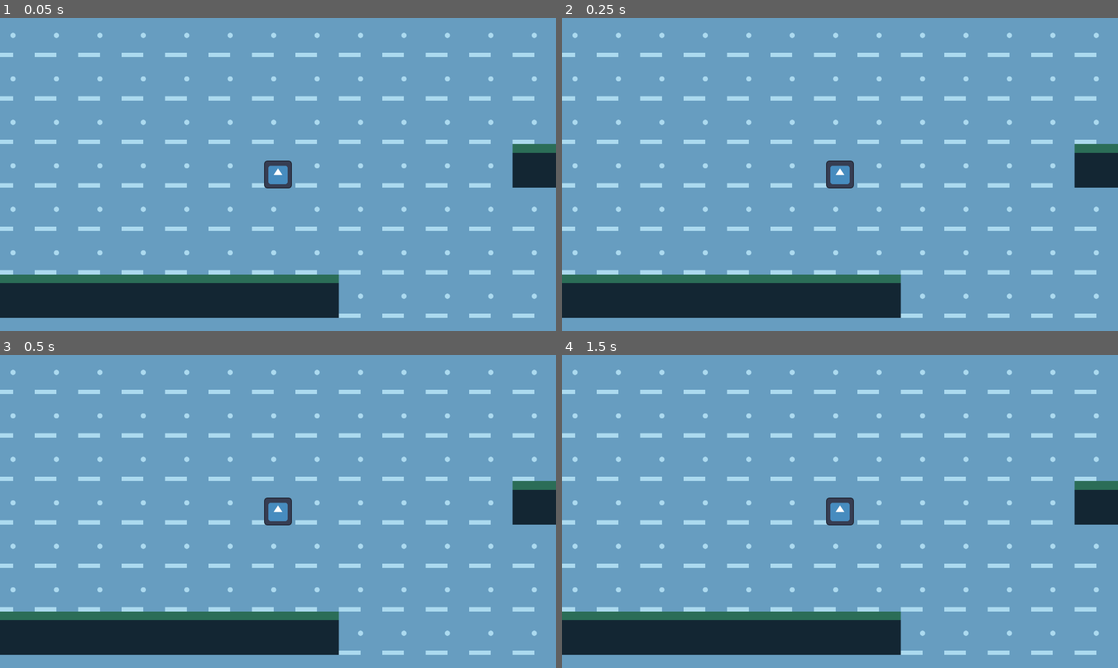
Above: before the commit, frames 1-4 (two rows, left to right).
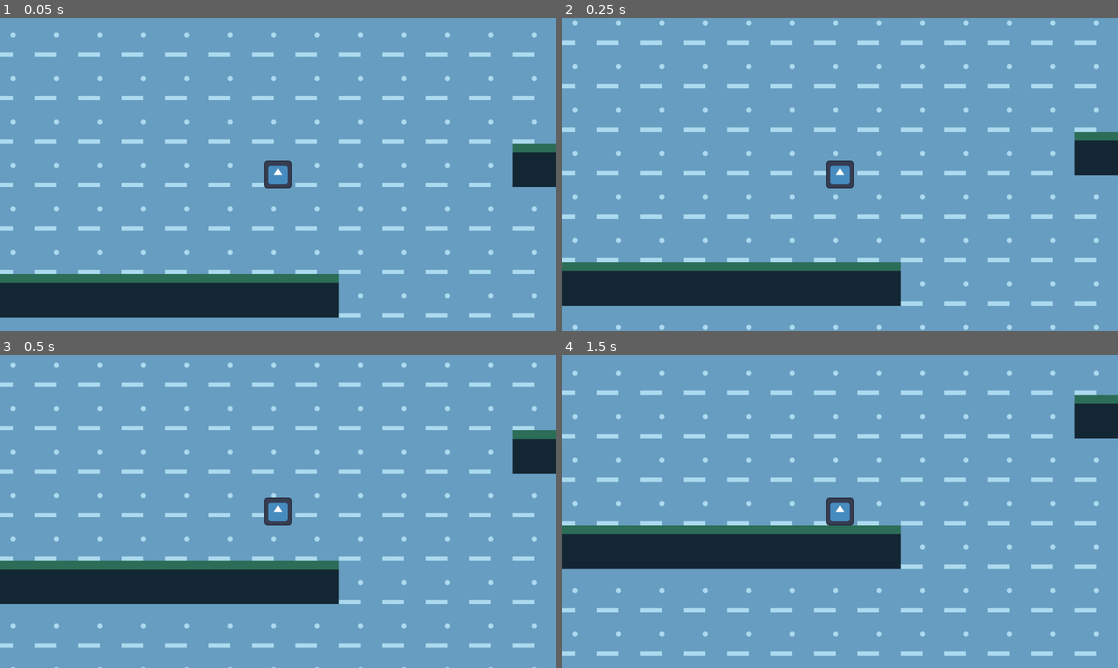
Above: after the commit, the same moments.

Repository: taiseicee/Silken
Game: Godot game, scene res://scenes/levels/level_test.tscn
The game is run twice, just before and just after one commit, with the same random seed, the same clock (stepped at 60 frames per second) and the same inputs. The engine's default icon, where the game draws it, is replaced by a stand-in: a white triangle on a blue panel in a dark square.
Inputs:
- Up to frame 1 (0.05 s): no input
- Up to frame 2 (0.25 s): no input
- Up to frame 3 (0.5 s): no input
- Up to frame 4 (1.5 s): hold D from 0.53 s (still down); tap 1 at 0.6 s; tap W at 0.77 s; tap Enter at 1.25 s; tap 2 at 1.35 s

The runs differ from the first frame. In frame 1, 1.4% of the frame differs, in the area x 0-100%, y 4-96%; in frame 2, 18%; in frame 3, 29%, in the area x 0-100%, y 2-100%; in frame 4, 21%.

Commit message:
Added Gravity

Diff:
--- a/scenes/player/player.tscn
+++ b/scenes/player/player.tscn
@@ -17,6 +17,7 @@
 
 [node name="player" type="RigidBody2D"]
 gravity_scale = 0.0
+lock_rotation = true
 script = ExtResource("1_x0jux")
 
 [node name="collision_shape" type="CollisionShape2D" parent="."]
--- a/src/player/movement_comp.gd
+++ b/src/player/movement_comp.gd
@@ -11,7 +11,8 @@
 var web_direction: Vector2
 var web_length: float
 var pivot_point: Vector2
-@export var web_length_multiplier = 30
+@export var web_length_multiplier_x = 30
+@export var web_length_multiplier_y = 90
 @export var mass: float = 1
 
 func init(character: RigidBody2D, key_manager: Node):
@@ -21,7 +22,9 @@
 func shoot():
 	var first_key_location = key_manager.get_key_location(first_key)
 	var second_key_location = key_manager.get_key_location(second_key)
-	var input_vector: Vector2 = web_length_multiplier * (second_key_location - first_key_location)
+	var input_vector: Vector2 = second_key_location - first_key_location
+	input_vector.x *= web_length_multiplier_x
+	input_vector.y *= web_length_multiplier_y
 
 	web_length = input_vector.length()
 	web_direction = input_vector.normalized()
--- a/src/player/states/move/move_fall.gd
+++ b/src/player/states/move/move_fall.gd
@@ -3,10 +3,12 @@
 func enter_state():
 	super()
 	print("Move Machine > Fall State")
+	character.gravity_scale = 1
 
 func process_physics(_delta: float):
 	if movement_comp.is_on_floor():
 		state_transition.emit(self, "move_idle")
+		character.gravity_scale = 0
 		return
 	if character.can_swing:
 		state_transition.emit(self, "move_swing")
--- a/src/player/states/move/move_idle.gd
+++ b/src/player/states/move/move_idle.gd
@@ -3,6 +3,7 @@
 func enter_state():
 	super()
 	print("Move Machine > Idle State")
+	character.gravity_scale = 0
 
 func process_physics(_delta: float):
 	if movement_comp.is_on_floor():
--- a/src/player/states/move/move_swing.gd
+++ b/src/player/states/move/move_swing.gd
@@ -4,14 +4,13 @@
 	super()
 	print("Move Machine > Swing State")
 	movement_comp.swing()
+	character.gravity_scale = 1
 
 func process_physics(_delta: float):
 	if movement_comp.is_on_floor():
 		state_transition.emit(self, "move_idle")
 		character.dismiss_web.emit()
-		character.gravity_scale = 0
 		return
 	if not character.can_swing:
 		state_transition.emit(self, "move_fall")
 		character.dismiss_web.emit()
-		character.gravity_scale = 0 # TODO: change to 1 later
